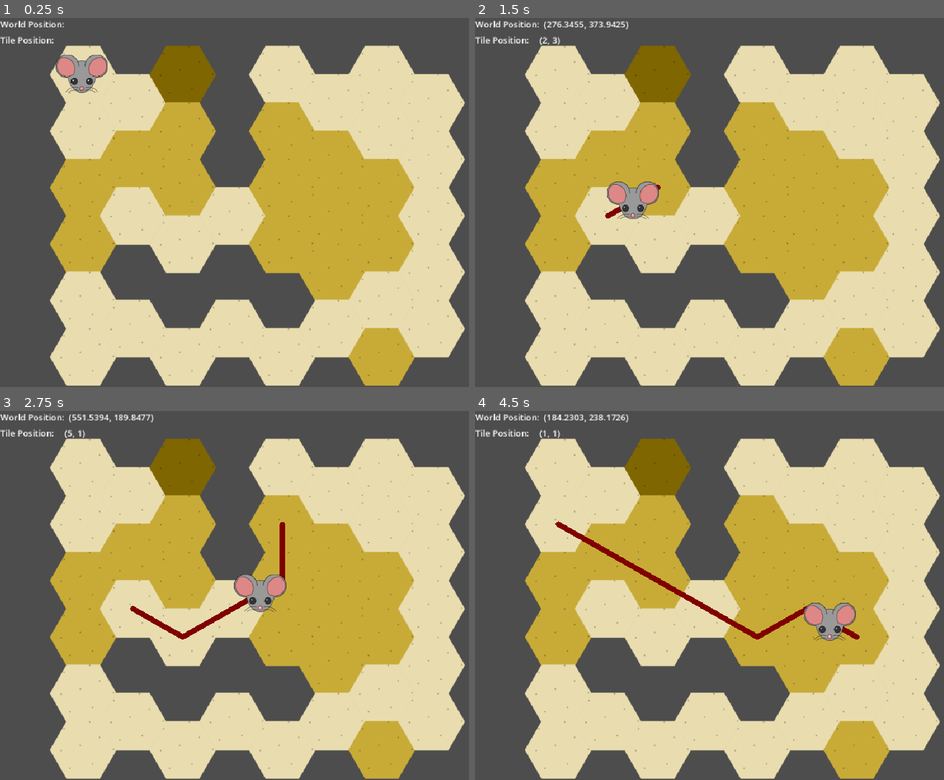
Above: before the commit, frames 1-4 (two rows, left to right).
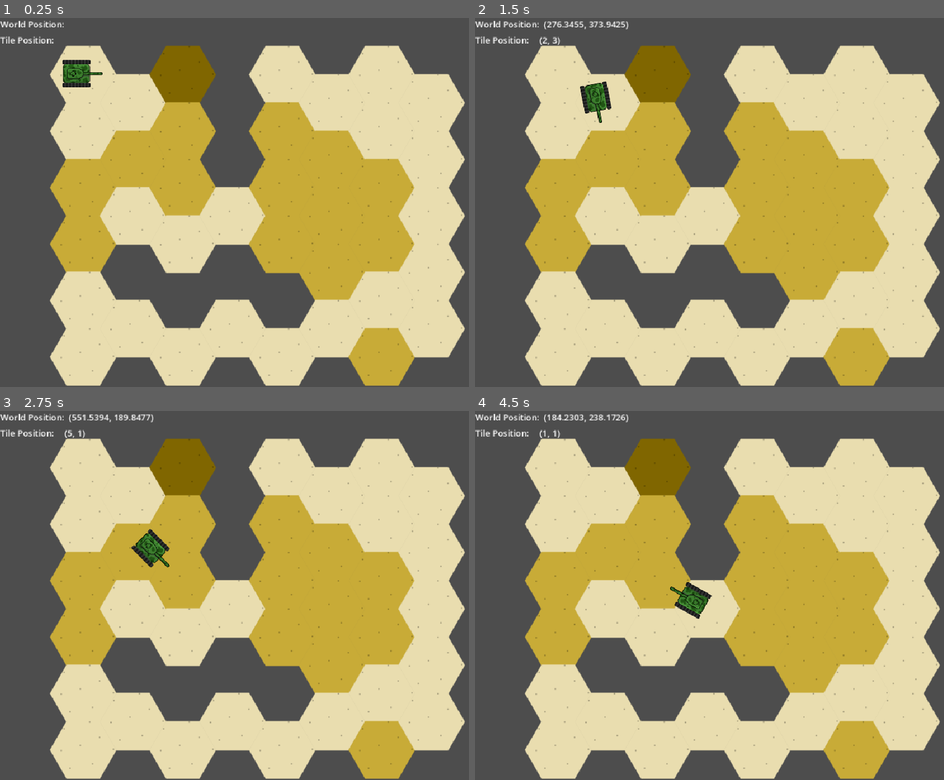
Above: after the commit, the same moments.

Repository: jozsi264/war-of-tanks
Game: Godot game, scene res://scenes/world.tscn
The game is run twice, just before and just after one commit, with the same random seed, the same clock (stepped at 60 frames per second) and the same inputs.
Inputs (mouse positions are in pixels of both pictures, inside the frame that each line leads up to):
- Up to frame 1 (0.25 s): no input
- Up to frame 2 (1.5 s): tap Enter at 0.5 s; move the mouse to (836, 184) at 0.52 s; press the mouse at (836, 184) at 0.53 s; move the mouse to (625, 220) at 1.27 s; release the mouse at (625, 220) at 1.28 s; click (625, 220) at 1.35 s
- Up to frame 3 (2.75 s): move the mouse to (300, 514) at 2.02 s; press the mouse at (300, 514) at 2.03 s
- Up to frame 4 (4.5 s): move the mouse to (700, 669) at 2.77 s; release the mouse at (700, 669) at 2.78 s; click (700, 669) at 2.85 s; move the mouse to (873, 650) at 3.52 s; press the mouse at (873, 650) at 3.53 s; move the mouse to (573, 540) at 4.27 s; release the mouse at (573, 540) at 4.28 s; click (573, 540) at 4.35 s

The runs differ from the first frame. In frame 1, 0.8% of the frame differs, in the area x 11-23%, y 9-21%; in frame 2, 1.3%; in frame 3, 1.8%; in frame 4, 2.1%, in the area x 17-82%, y 29-63%.

Commit message:
Animated tank is added, path line is not drawn anymore.

Diff:
--- a/scenes/player.tscn
+++ b/scenes/player.tscn
@@ -1,17 +1,63 @@
-[gd_scene load_steps=4 format=3 uid="uid://b8emyytxt478w"]
+[gd_scene load_steps=7 format=3 uid="uid://b8emyytxt478w"]
 
 [ext_resource type="Script" uid="uid://cpm8wl4ql7s3d" path="res://scripts/player.gd" id="1_enhoi"]
-[ext_resource type="Texture2D" uid="uid://c814a0i2fe07d" path="res://assets/sprite.png" id="2_kxkps"]
+[ext_resource type="Texture2D" uid="uid://d30116xj3kwiu" path="res://assets/tank/tank.gif.png" id="2_g2els"]
 
 [sub_resource type="CircleShape2D" id="CircleShape2D_hpthj"]
 radius = 26.9968
+
+[sub_resource type="Animation" id="Animation_qhqgy"]
+resource_name = "Tank_moves"
+length = 0.5
+loop_mode = 1
+step = 0.033
+tracks/0/type = "value"
+tracks/0/imported = false
+tracks/0/enabled = true
+tracks/0/path = NodePath("Sprite2D:frame")
+tracks/0/interp = 1
+tracks/0/loop_wrap = true
+tracks/0/keys = {
+"times": PackedFloat32Array(0, 0.1, 0.2, 0.3, 0.4),
+"transitions": PackedFloat32Array(1, 1, 1, 1, 1),
+"update": 1,
+"values": [1, 2, 3, 4, 0]
+}
+
+[sub_resource type="Animation" id="Animation_dqkch"]
+length = 0.001
+tracks/0/type = "value"
+tracks/0/imported = false
+tracks/0/enabled = true
+tracks/0/path = NodePath("Sprite2D:frame")
+tracks/0/interp = 1
+tracks/0/loop_wrap = true
+tracks/0/keys = {
+"times": PackedFloat32Array(0),
+"transitions": PackedFloat32Array(1),
+"update": 1,
+"values": [0]
+}
+
+[sub_resource type="AnimationLibrary" id="AnimationLibrary_qlg0r"]
+_data = {
+&"RESET": SubResource("Animation_dqkch"),
+&"Tank_moves": SubResource("Animation_qhqgy")
+}
 
 [node name="Player" type="CharacterBody2D"]
 motion_mode = 1
 script = ExtResource("1_enhoi")
 
 [node name="Sprite2D" type="Sprite2D" parent="."]
-texture = ExtResource("2_kxkps")
+rotation = 1.5708
+texture = ExtResource("2_g2els")
+hframes = 6
 
 [node name="CollisionShape2D" type="CollisionShape2D" parent="."]
 shape = SubResource("CircleShape2D_hpthj")
+
+[node name="AnimationPlayer" type="AnimationPlayer" parent="."]
+libraries = {
+&"": SubResource("AnimationLibrary_qlg0r")
+}
--- a/scripts/player.gd
+++ b/scripts/player.gd
@@ -4,8 +4,7 @@
 const FRICTION_FACTOR = 0.89
 const TAN30DEG = tan(deg_to_rad(30))
 
-
-
+@onready var _animation_player = $AnimationPlayer
 
 # Called when the node enters the scene tree for the first time.
 #var target = position
@@ -20,7 +19,7 @@
 var tile_path = []  # of tile positions
 var world_path = []  # of global coordinates
 var screen_size # Size of the game window.
-@export var speed = 400
+@export var speed = 100
 
 
 
@@ -45,10 +44,12 @@
 		# 寻路
 
 		if pos_clicked in tile_map.valid_cells and not tile_position == pos_clicked:
+			_animation_player.play("Tank_moves")
+
 			var path_found = []
 			path_found = tile_map.new_find_path(tile_position, pos_clicked)
-			#print('获得路径', path_found)
-			line_2d.default_color = Color.WEB_MAROON
+			print('Path found', path_found)
+			#line_2d.default_color = Color.WEB_MAROON
 
 			# keep both world and map position arrays in memory
 			tile_path = path_found
@@ -58,7 +59,7 @@
 				#print("路径：", path_position)
 				world_path.append(path_position)
 			# draw line
-			line_2d.points = PackedVector2Array(world_path)
+			#line_2d.points = PackedVector2Array(world_path)
 			# remove first (current) position 移除当前坐标点
 			tile_path.remove_at(0)
 			world_path.remove_at(0)
@@ -71,7 +72,7 @@
 func _physics_process(delta):
 	if target:
 		velocity = position.direction_to(target) * speed
-		# look_at(target)
+		look_at(target)
 		if position.distance_to(target) > 5:
 			move_and_slide()
 		else:
@@ -79,3 +80,5 @@
 			if tile_path.size() > 0:
 				tile_position = tile_path.pop_front()
 				target = world_path.pop_front()
+			else:
+				_animation_player.stop()
Binary file added: assets/tank/tank.gif
Binary file added: assets/tank/tank.gif.png
Not shown, added: assets/tank/tank.gif.png.import
Not shown, added: bin/gif2spritesheet.sh
